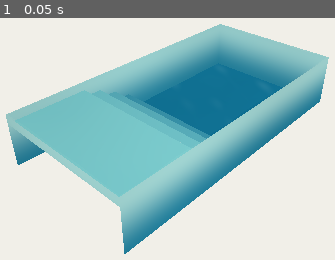
Above: before the commit, frame 1.
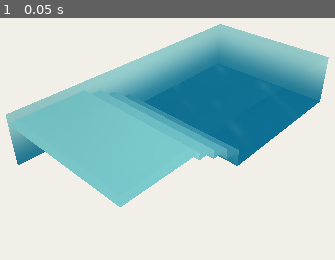
Above: after the commit, the same moment.

Repository: CRisdon45/Blender-Godot-Astra-Lab
Game: Godot game, scene res://main.tscn
Same seed, same stepped clock (60 frames per second), same inputs: the game is played once before the commit and once after it.
Inputs:
- Up to frame 1 (0.05 s): no input

The runs differ from the first frame. In frame 1, 13% of the frame differs, in the area x 2-96%, y 21-98%.

Commit message:
water lab: mirror clean camera-side cutaway

Diff:
--- a/ci/yardscape-water-lab/project/water_lab.gd
+++ b/ci/yardscape-water-lab/project/water_lab.gd
@@ -146,11 +146,10 @@
 	_make_vertical_x("riser-2", -0.80, -1.00, -0.70)
 	_make_vertical_x("riser-3", -0.30, -1.50, -1.00)
 
-	# Interior perimeter only. Side walls may extend below the shelf, but the
-	# shelf/treads depth-test over them from this fixed oblique view.
+	# Water look-dev cutaway: retain only the two far interior walls.
+	# The camera sits west/south of the pool, so the west and south walls only
+	# occlude the Baja/steps/deep-water read and add no useful water evidence.
 	_make_vertical_z("wall-north", -POOL_WIDTH * 0.5, -1.50, WATER_LEVEL)
-	_make_vertical_z("wall-south", POOL_WIDTH * 0.5, -1.50, WATER_LEVEL)
-	_make_vertical_x_span("wall-west", -POOL_LENGTH * 0.5, -0.25, WATER_LEVEL, POOL_WIDTH)
 	_make_vertical_x_span("wall-east", POOL_LENGTH * 0.5, -1.50, WATER_LEVEL, POOL_WIDTH)
 
 	var mesh := PlaneMesh.new()
